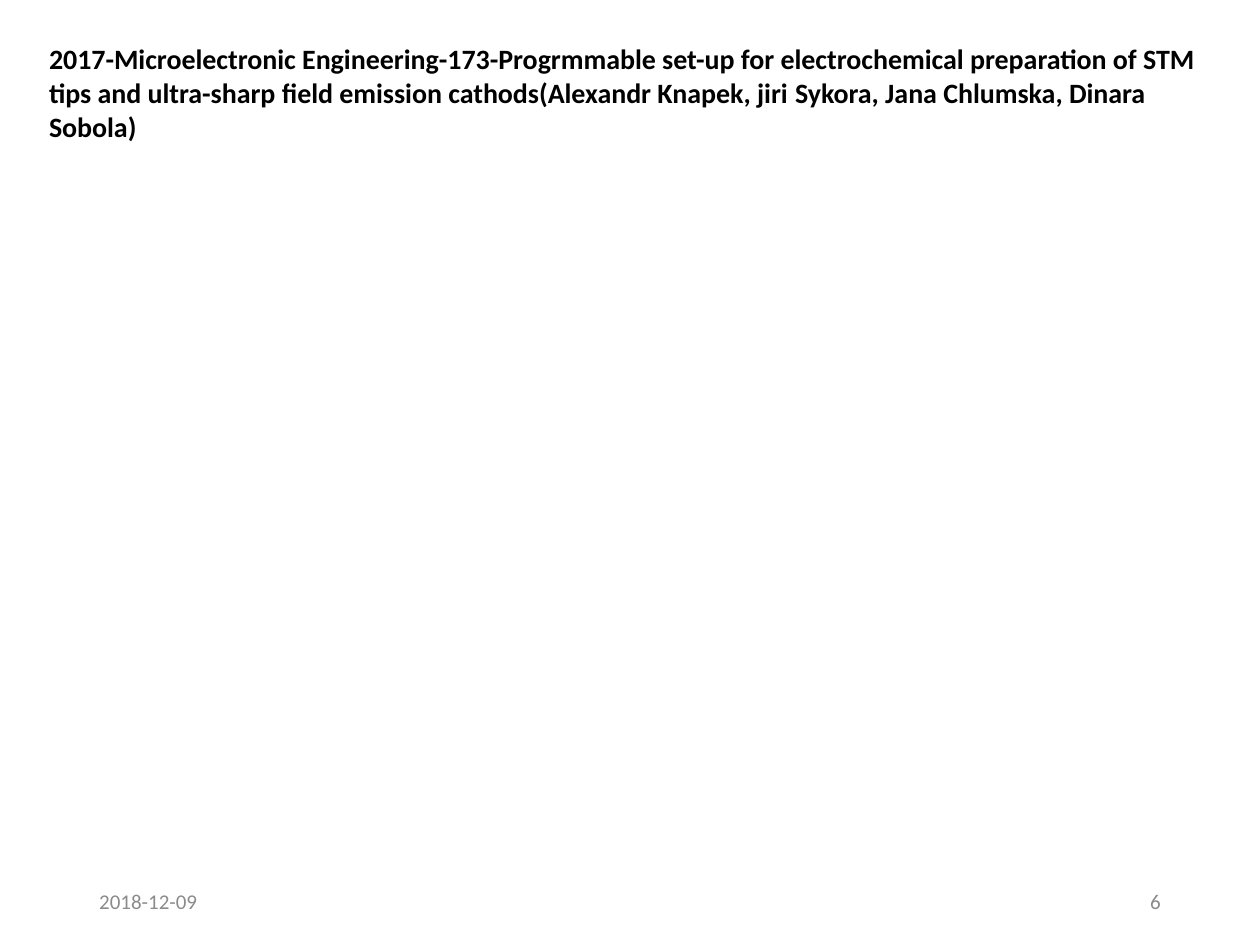
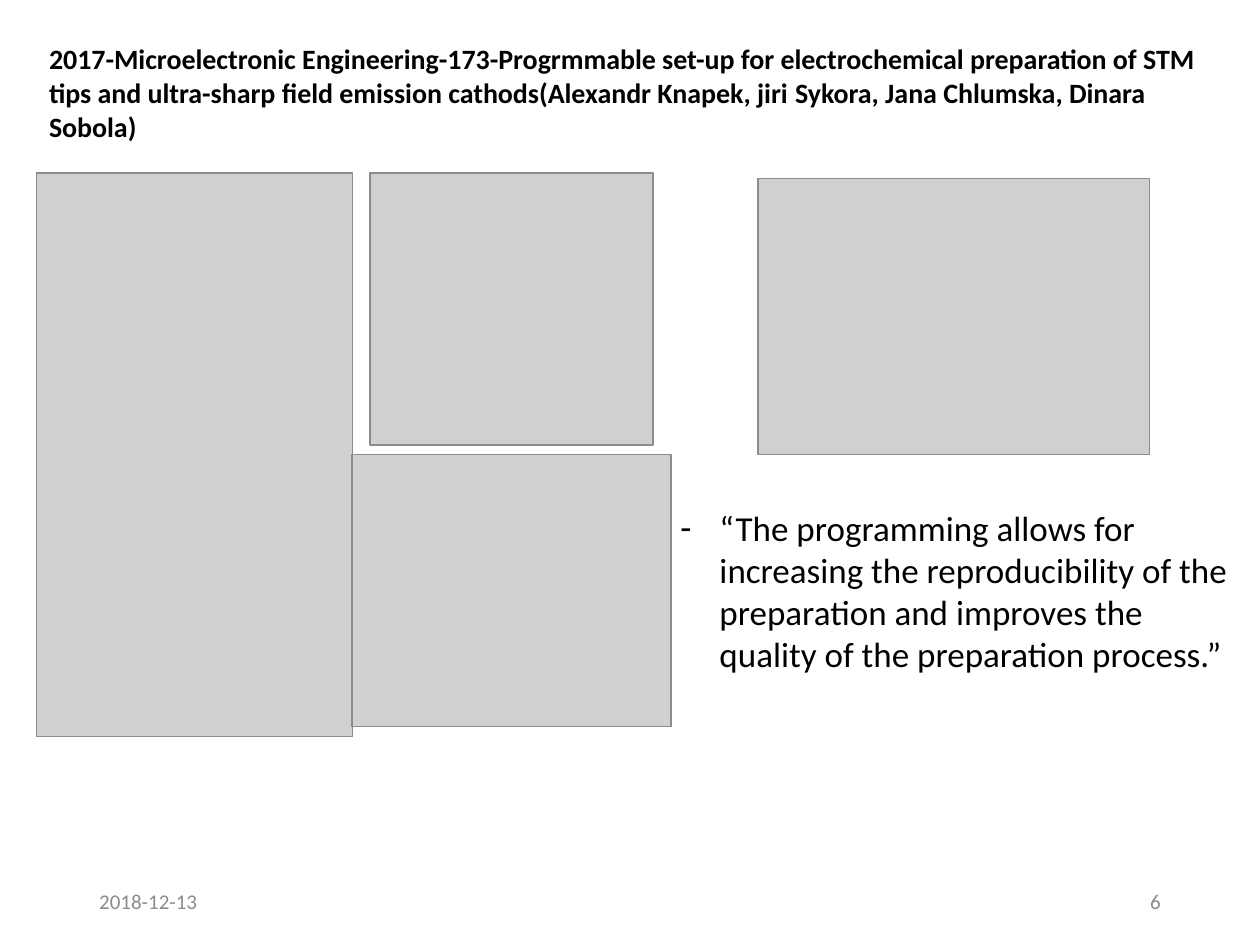
Before and after one commit to jglee96/NBTP_Lab, a slide deck: slide 6 of 랩미팅/201812/1812 W Tip 논문 정리 (Jong).pptx. Drawn at 1260x945 pixels with LibreOffice and Linux fonts; fonts in the diff are those of the drawing; grey boxes stand for pictures. Boxes give left, top, right and bottom in pixels: in the first picture for what was removed or moved away, otherwise in the second. Text is boxed around its words. In the diff, an @@ line names an element or a change of style, - is before the commit and + after.

```diff
--- a/랩미팅/201812/1812 W Tip 논문 정리 (Jong).pptx
+++ b/랩미팅/201812/1812 W Tip 논문 정리 (Jong).pptx
@@ picture added at box(37, 173, 353, 736) @@
@@ picture added at box(370, 173, 653, 445) @@
@@ picture added at box(759, 179, 1150, 455) @@
@@ picture added at box(352, 455, 670, 727) @@
@@ text added at box(719, 516, 1227, 673), 20 pt, text #000000 @@
+– “The programming allows for increasing the reproducibility of the preparation and improves the quality of the preparation process.”
@@ text at box(99, 895, 197, 909): text changed @@
-2018-12-09
+2018-12-13
```
Also in this commit, not shown: 5 other slides changed, 1 slide added, 3 other files.
